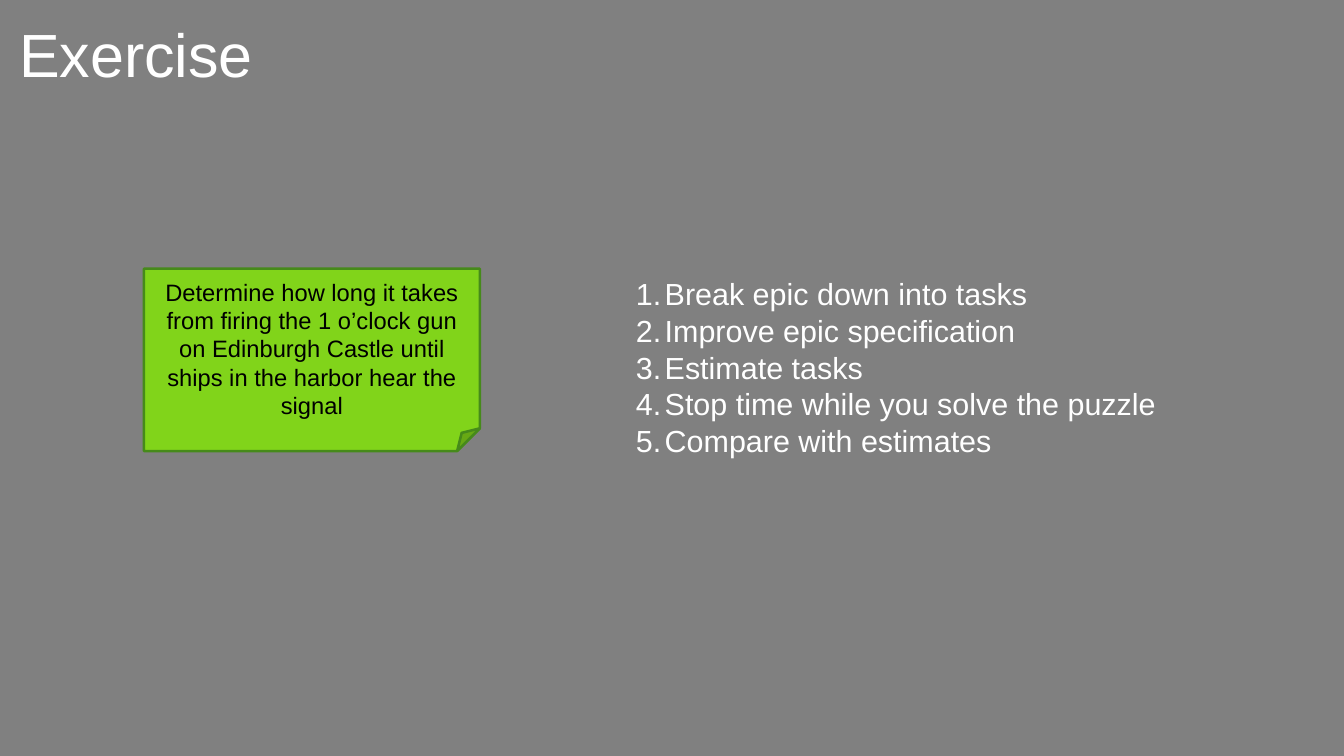
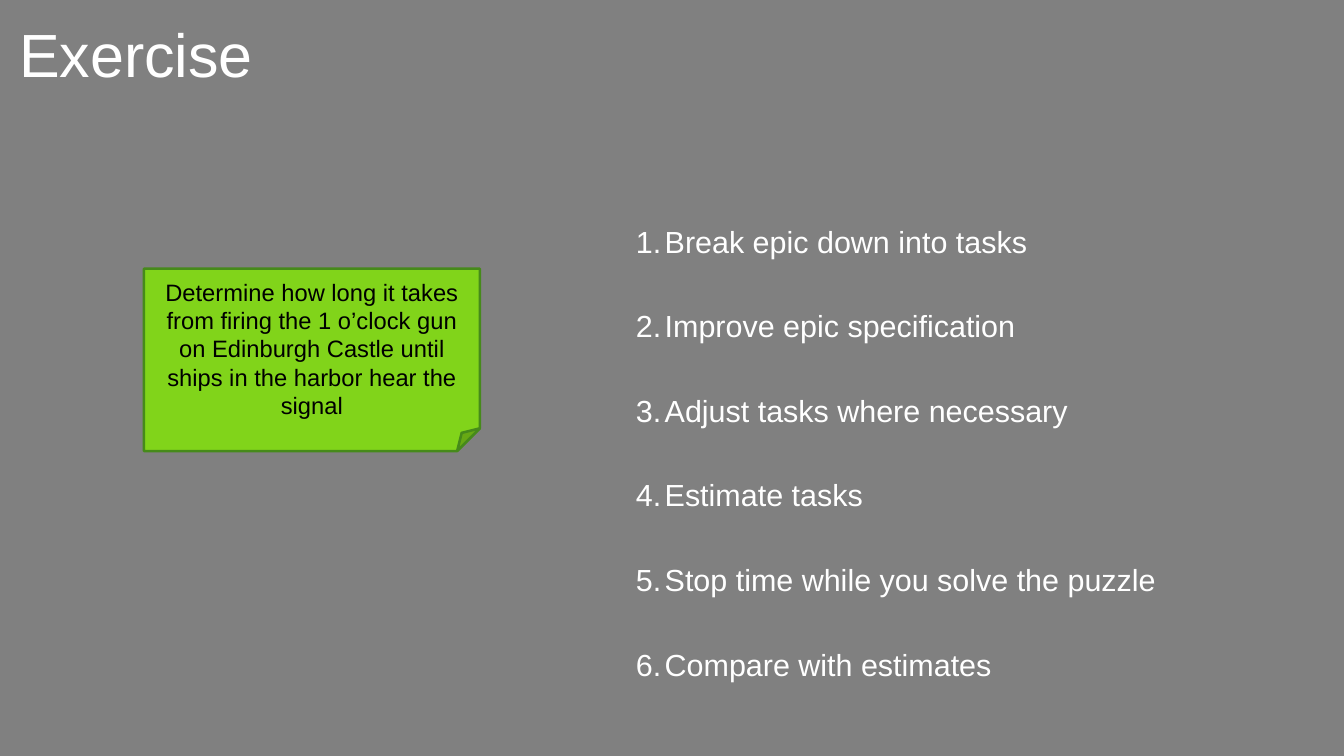
Before and after one commit to exasol/tutorials, a slide deck: slide 32 of estimating/estimating.odp. Drawn at 1344x756 pixels with LibreOffice and Linux fonts; fonts in the diff are those of the drawing; background and template pictures are left out. Boxes give left, top, right and bottom in pixels: in the first picture for what was removed or moved away, otherwise in the second. Text is boxed around its words. In the diff, an @@ line names an element or a change of style, - is before the commit and + after.

```diff
--- a/estimating/estimating.odp
+++ b/estimating/estimating.odp
@@ text "Break epic down into tasks": place and size @@
-text "Break epic down into tasks" at [665,283,1156,458]
+text "Break epic down into tasks" at [665,231,1156,681]
@@ text at [665,231,1156,681]: more space between paragraphs @@
@@ text at [665,400,1068,428]: paragraph added @@
+3. Adjust tasks where necessary
```
Also in this commit, not shown: 11 other slides changed.
